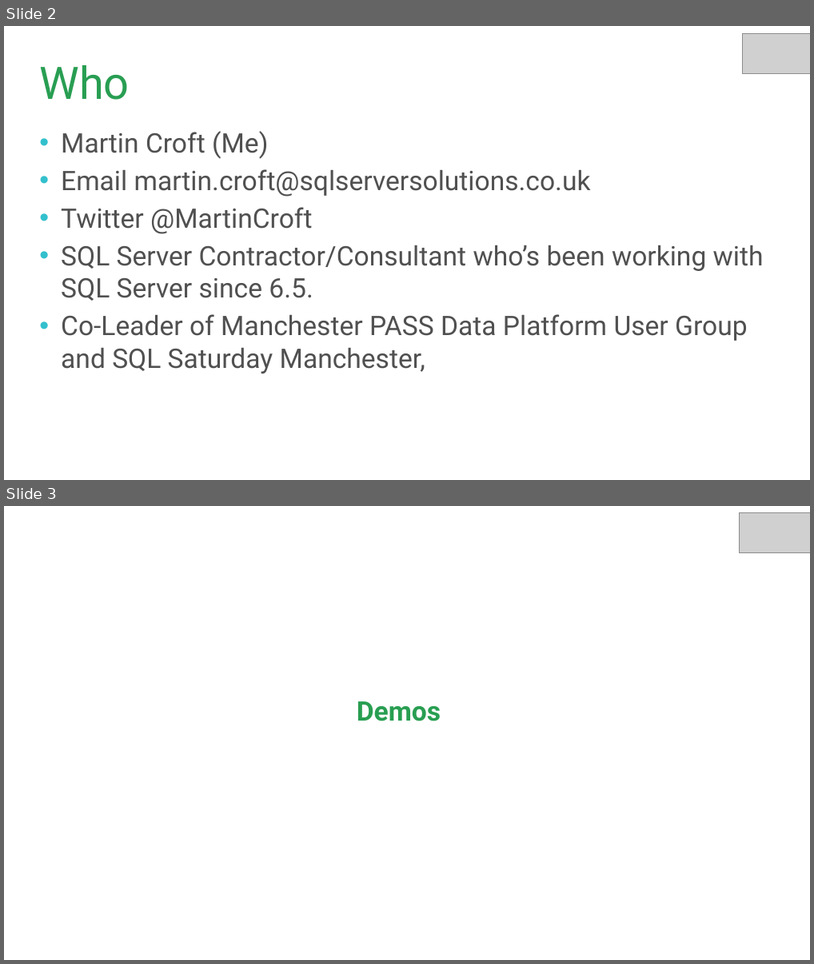
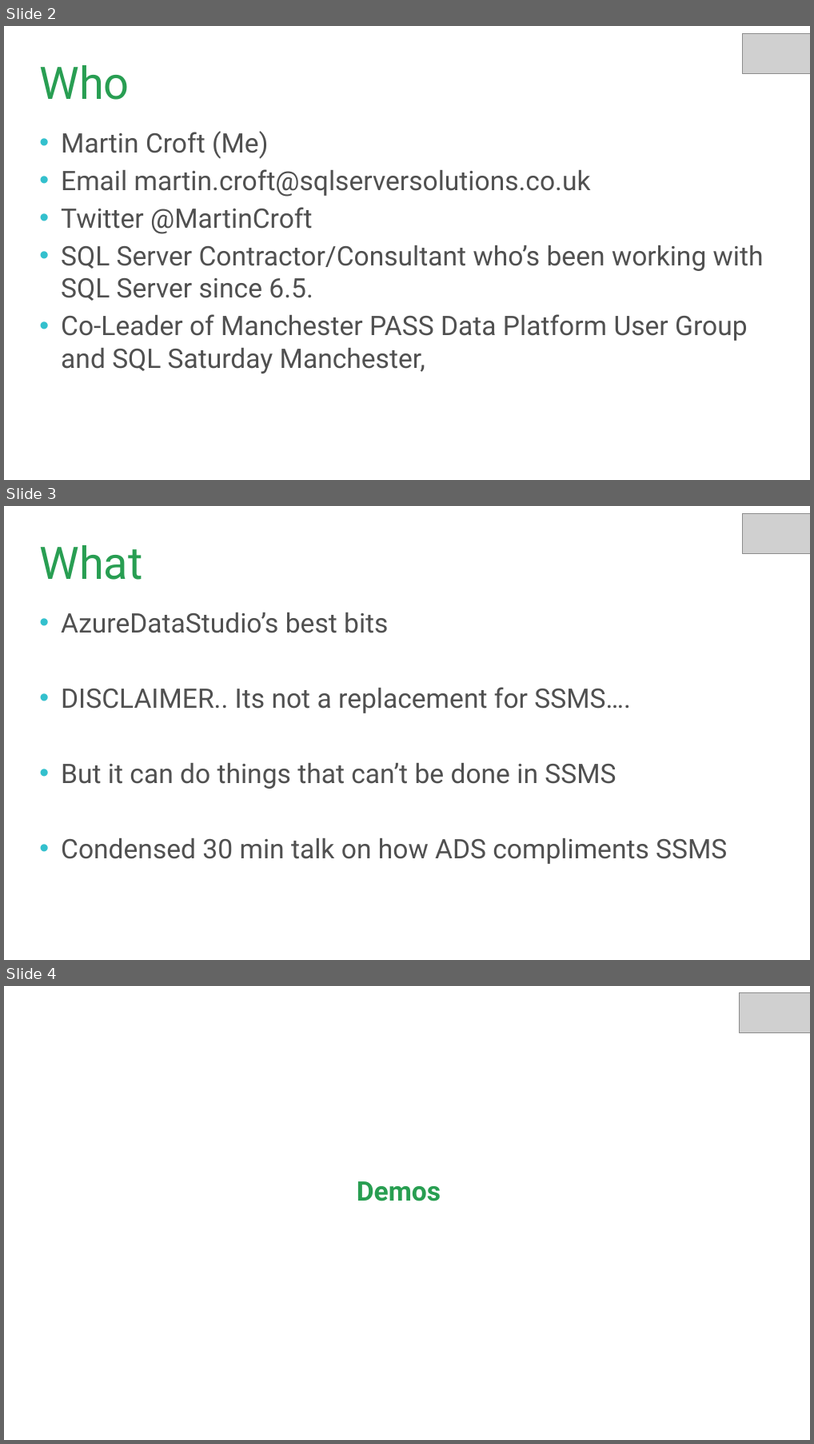
Before and after one commit to martincroft/SQLPresentations, a slide deck: 2020/LeedsManchester/Azure Data Studio - and why would I want to use that.pptx. Shown one above the other, each under a label of ours: slides 2 and 3 before the commit, slides 2, 3 and 4 after it. The pictures are 814x964 and 814x1444 pixels, drawn with LibreOffice and Linux fonts; fonts in the diff are those of the drawing; grey boxes stand for pictures; background and template pictures are left out. Boxes give left, top, right and bottom in pixels: in the first picture for what was removed or moved away, otherwise in the second. Text is boxed around its words. In the diff, an @@ line names an element or a change of style, - is before the commit and + after.

```diff
--- a/2020/LeedsManchester/Azure Data Studio - and why would I want to use that.pptx
+++ b/2020/LeedsManchester/Azure Data Studio - and why would I want to use that.pptx
@@ slide 3 added at (4,506,810,960), background #FFFFFF @@
@@ picture added at (742,514,810,554) @@
@@ title added at (39,545,142,580), 40 pt, text #289E52 @@
+What
@@ text added at (61,612,727,864), 24 pt, text #505050 @@
+• AzureDataStudio’s best bits
+• DISCLAIMER.. Its not a replacement for SSMS….
+• But it can do things that can’t be done in SSMS
+• Condensed 30 min talk on how ADS compliments SSMS
@@ what was slide 3 is now slide 4 @@
```
Also in this commit, not shown: 6 other files.
